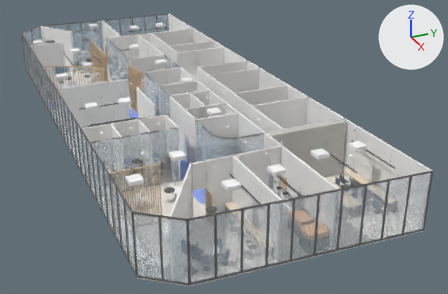
One commit to the glTF model xcamp-fl20.glb: the scene before it, then after it.
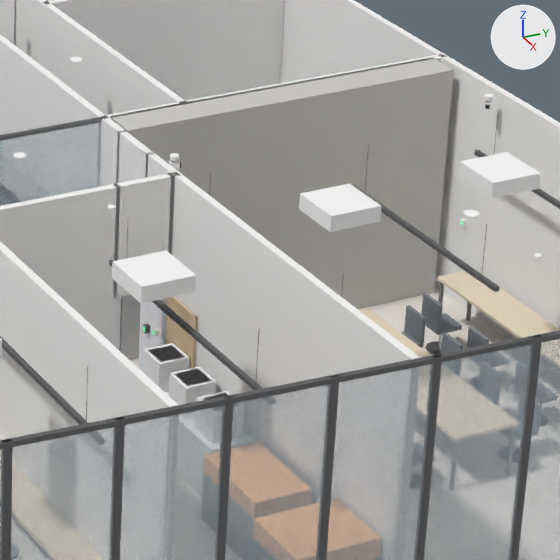
There are two pictures of each version: one whole from a 50 mm camera at (46.91, -15.56, 20.13) aimed at (3.53, 3.96, -1.55), one close up on the part from 54% to 83% of the width and 36% to 80% of the height. Lighting does not change. The marker at upper right points along +X, +Y and +Z. The last two pictures show the newer version. Where no turn or scale is listed for an object, it has been applied to the vertices.

Names of what the first close-up shows: 'AC_MC_01__white', 'AC_MK_01__white', 'AC_MK_02__white', 'Machinery__white', 'Makerspace_01__carpet_maker', 'Makerspace_01__fabricdark', 'Makerspace_01__midgrey', 'Makerspace_01__woodlight', 'Structure__glass', 'Structure__wall', 'Windows__frame', 'Windows__glass' and 20 more.
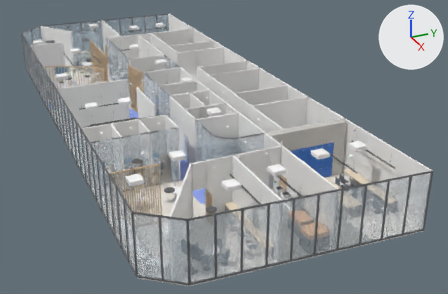
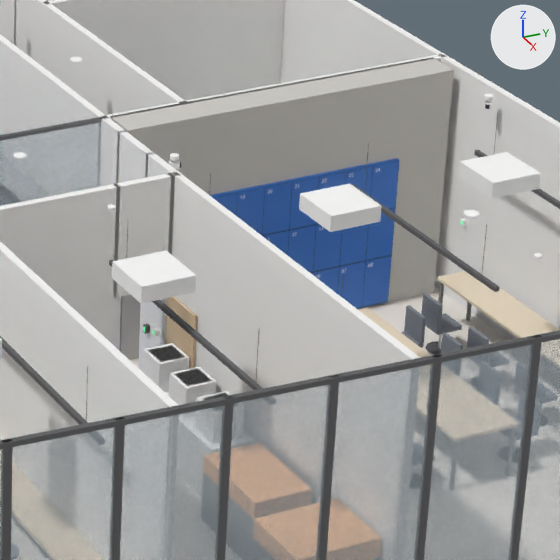
Location of each change, (x1, y1, x2, y2) in pixels of the close-ups (560 x 560 px):
'LCK_02__doors', added (blue)
    after: (214, 161, 399, 309)
'LCK_02__lck_02', added
    after: (210, 158, 399, 198)

The change in detail:
Picture 'Image_1' (img_image_1) is new.
Material 'lck_02_doors' (mat_lck_02_doors) is new.
Its texture is img_image_1.
Its metallic is 0.1.
Its roughness is 0.35.
Material 'lck_02' (mat_lck_02) is new.
Its base color is (0.0415, 0.198, 0.652) (blue #397bd3).
Its metallic is 0.1.
Its roughness is 0.35.
Mesh me_lck_02__doors is new.
It has 4 vertices, 2 faces and spans x 14.36, y 3.4..7.4, z 0.06..2.61.
It uses material mat_lck_02_doors (picture img_image_1).
Mesh me_lck_02__lck_02 is new.
It is a box spanning x 14.3..14.35, y 3.4..7.4, z 0.06..2.63.
It uses material mat_lck_02 (blue #397bd3).
Object 'LCK_02__doors' (ob_lck_02__doors) is new; it shows me_lck_02__doors.
Its location is (0.0, 0.0, 0.0).
Object 'LCK_02__lck_02' (ob_lck_02__lck_02) is new; it shows me_lck_02__lck_02.
Its location is (0.0, 0.0, 0.0).
